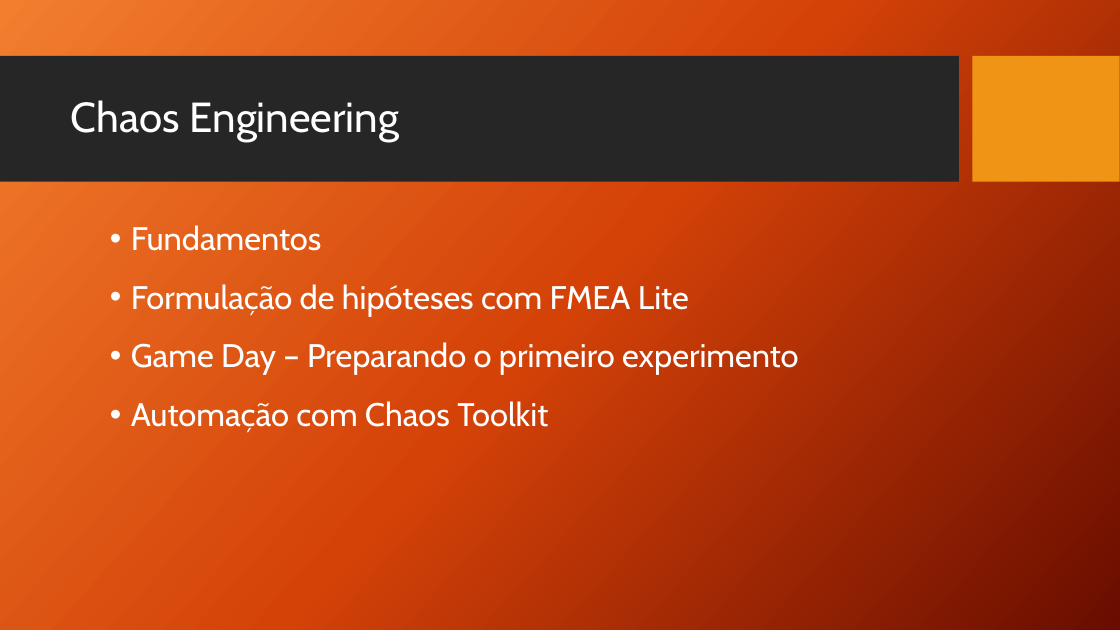
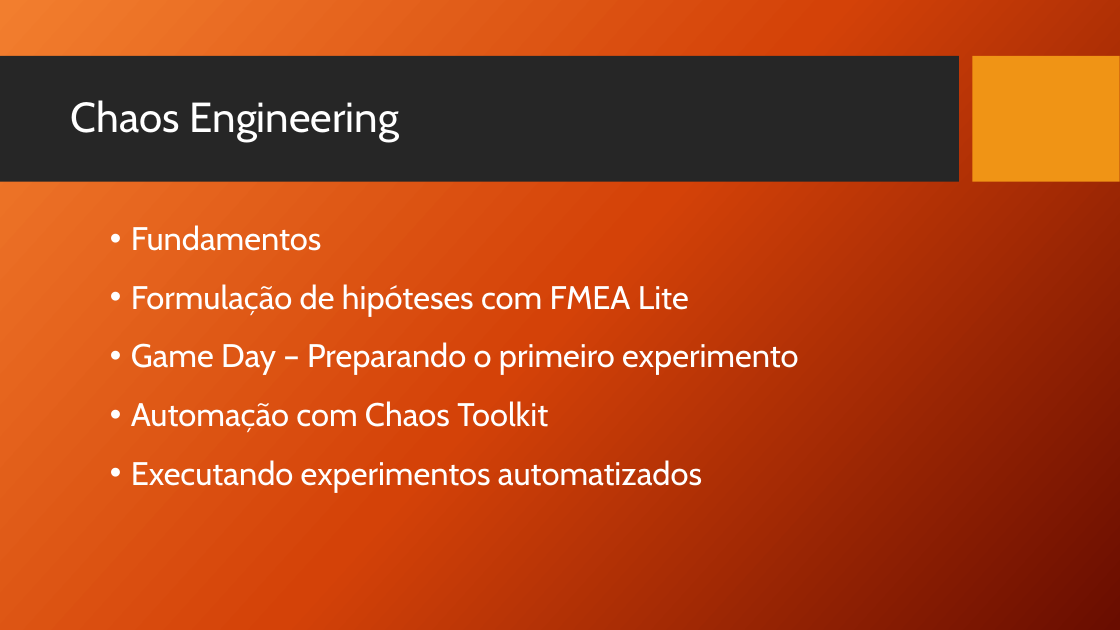
Before and after one commit to TCC-Chaos-Engineering/docs-chaos-engineering, a slide deck: slide 2 of docs/Chaos Engineering - Das Hipoteses aos Testes.pptx. Drawn at 1120x630 pixels with LibreOffice and Linux fonts; fonts in the diff are those of the drawing; background and template pictures are left out. Boxes give left, top, right and bottom in pixels: in the first picture for what was removed or moved away, otherwise in the second. Text is boxed around its words. In the diff, an @@ line names an element or a change of style, - is before the commit and + after.

```diff
--- a/docs/Chaos Engineering - Das Hipoteses aos Testes.pptx
+++ b/docs/Chaos Engineering - Das Hipoteses aos Testes.pptx
@@ text at (131,460,702,493): paragraph added @@
+• Executando experimentos automatizados
```
Also in this commit, not shown: 27 other slides changed, 21 slides added, 2 slides removed.
